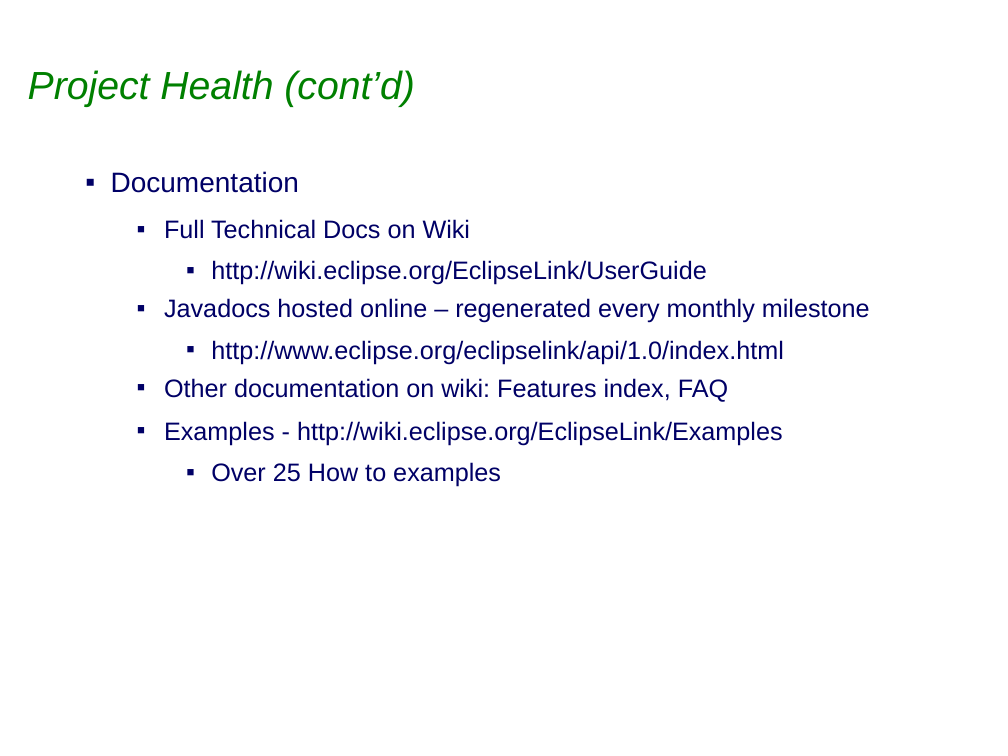
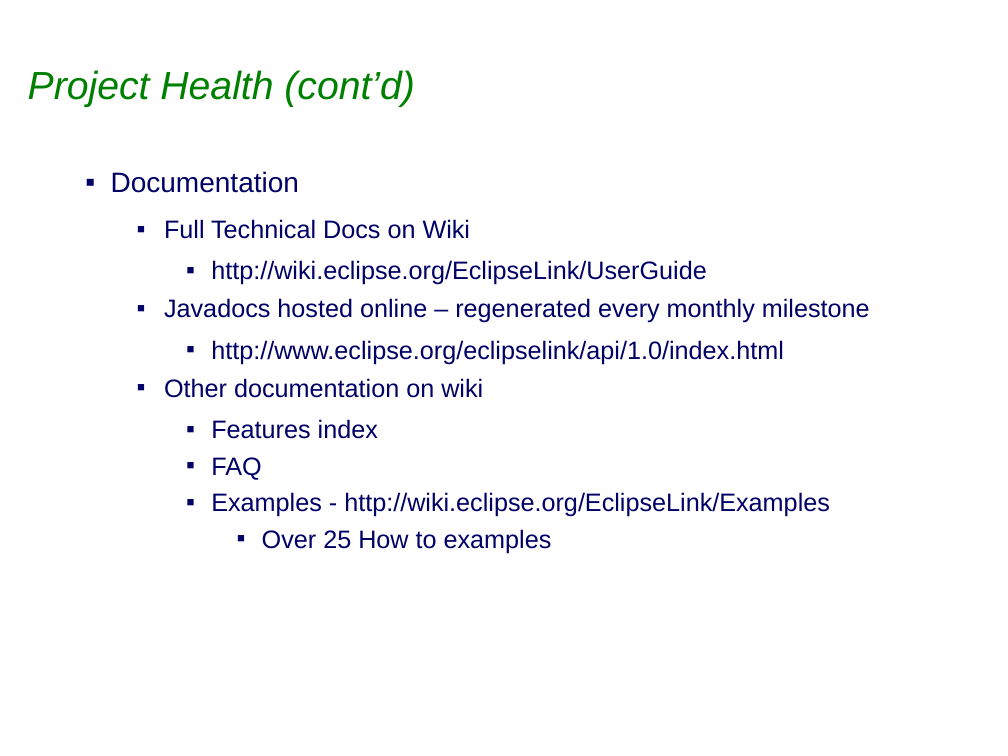
Before and after one commit to eclipse-ee4j/eclipselink, a slide deck: slide 5 of project-admin/Graduation_Release_Review.ppt. Drawn at 1008x756 pixels with LibreOffice and Linux fonts; fonts in the diff are those of the drawing; background and template pictures are left out. Boxes give left, top, right and bottom in pixels: in the first picture for what was removed or moved away, otherwise in the second. Text is boxed around its words. In the diff, an @@ line names an element or a change of style, - is before the commit and + after.

```diff
--- a/project-admin/Graduation_Release_Review.ppt
+++ b/project-admin/Graduation_Release_Review.ppt
@@ text at (164, 378, 483, 480): text changed @@
-  ▪ Other documentation on wiki: Features index, FAQ
+  ▪ Other documentation on wiki
+    ▪ Features index
+    ▪ FAQ
@@ text at (211, 492, 830, 553): list level 2 to 3 in "Examples - http://wiki.eclipse.org/EclipseLink/Examples"; list level 3 to 4 in "Over 25 How to examples" @@
```
Also in this commit, not shown: 5 other slides changed.
